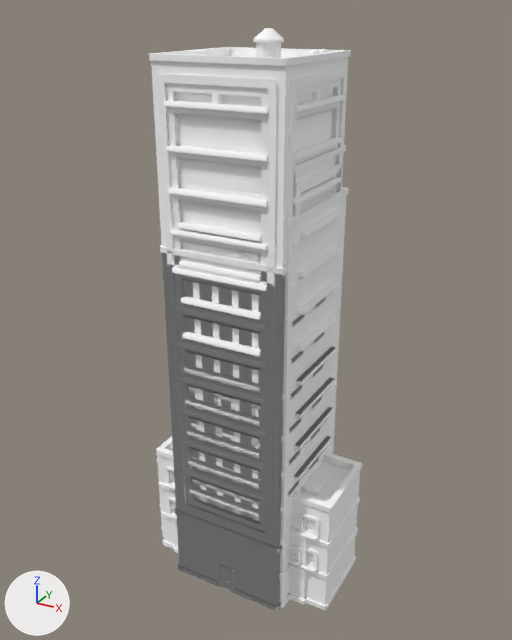
The glTF model src/client/public/models/city/commercial.glb: old version first, new version second.
Camera for both pictures: a 50 mm lens placed at (3.04, -5.53, 5.61), pointed at (-0.02, 0.03, 2.83). The axes (+X, +Y, +Z) are drawn at lower left. The lights are the same throughout. The older version comes first. Where no turn or scale is listed for an object, it has been applied to the vertices.

The first picture shows 'building-e.001', 'building-k.001', 'building-m.001', 'building-skyscraper-a.001', 'building-skyscraper-b.001', 'building-skyscraper-c.001', 'building-skyscraper-d.001', 'building-skyscraper-e.001'.
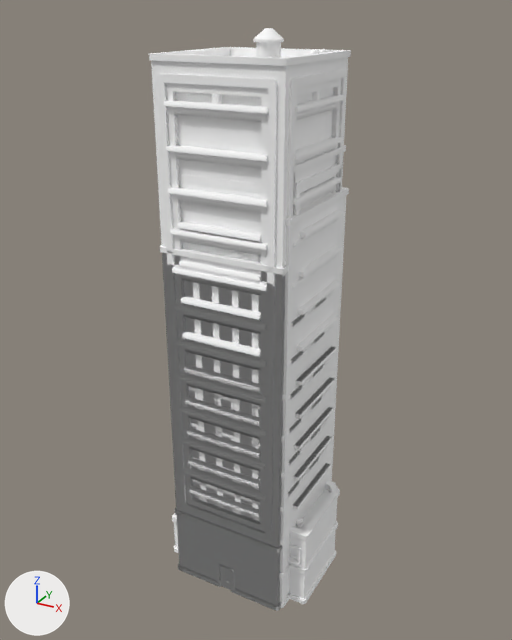
Patch to the scene script:
```diff
--- a/src/client/public/models/city/commercial.glb.py
+++ b/src/client/public/models/city/commercial.glb.py
@@ ob_building_k_001 @@
-ob_building_k_001 = bpy.data.objects.new('building-k.001', me_building_k)
-ob_building_k_001.location = (0.0, 0.0, 0.0)
```

What differs and where, as boxes [x1, y1, x2, y2] in the pictures (512 x 640 px):
'building-k.001', deleted
    before: [156, 436, 363, 610]
'building-e.001', unchanged, uncovered by the edit
    before: [172, 519, 308, 604]
    after: [172, 480, 340, 604]
